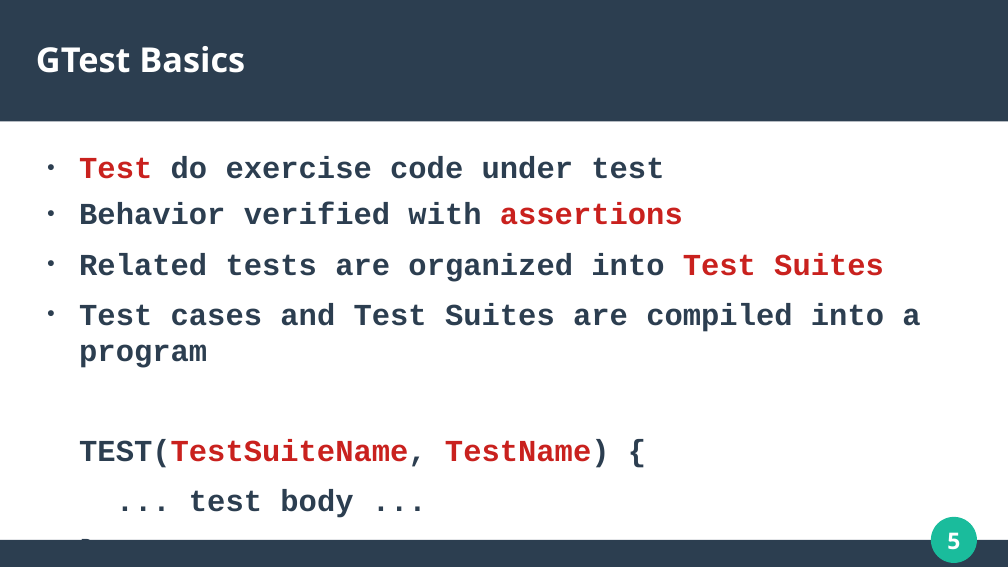
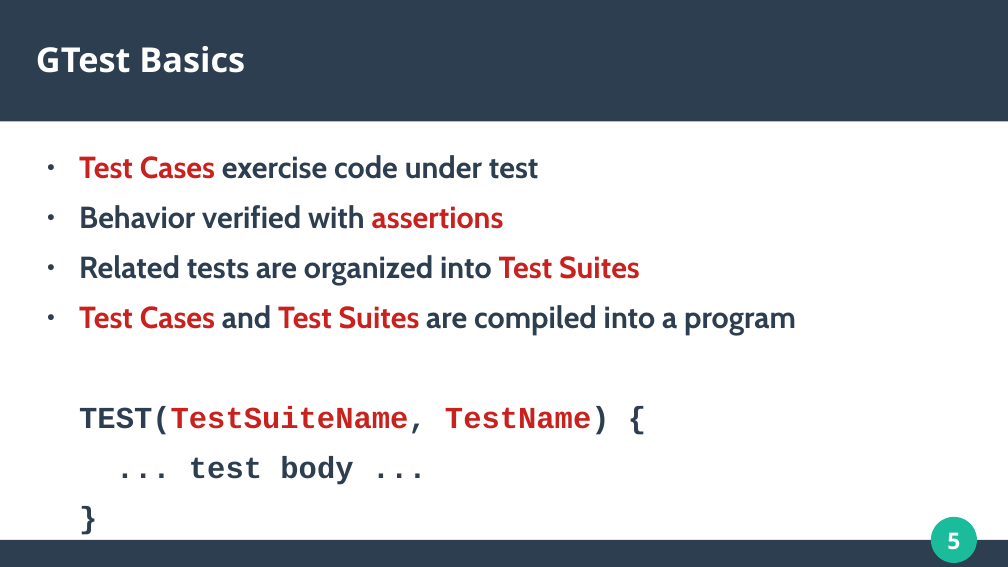
Before and after one commit to groskopf/gtest_training, a slide deck: slide 5 of presentation/presentation.odp. Drawn at 1008x567 pixels with LibreOffice and Linux fonts; fonts in the diff are those of the drawing. Boxes give left, top, right and bottom in pixels: in the first picture for what was removed or moved away, otherwise in the second. Text is boxed around its words. In the diff, an @@ line names an element or a change of style, - is before the commit and + after.

```diff
--- a/presentation/presentation.odp
+++ b/presentation/presentation.odp
@@ text at [79,155,539,179]: text changed; font Courier New to Cabin @@
-● Test do exercise code under test
+● Test Cases exercise code under test
@@ text at [79,205,640,286]: font Courier New to Cabin in "Behavior verified with assertions", "Related tests are organized into Test Suites"; line spacing 0.9 to 1 @@
@@ text at [79,305,796,336]: text changed; font Courier New to Cabin @@
-● Test cases and Test Suites are compiled into a program
+● Test Cases and Test Suites are compiled into a program
```
Also in this commit, not shown: 37 other slides changed, 32 slides added, 7 slides removed.
